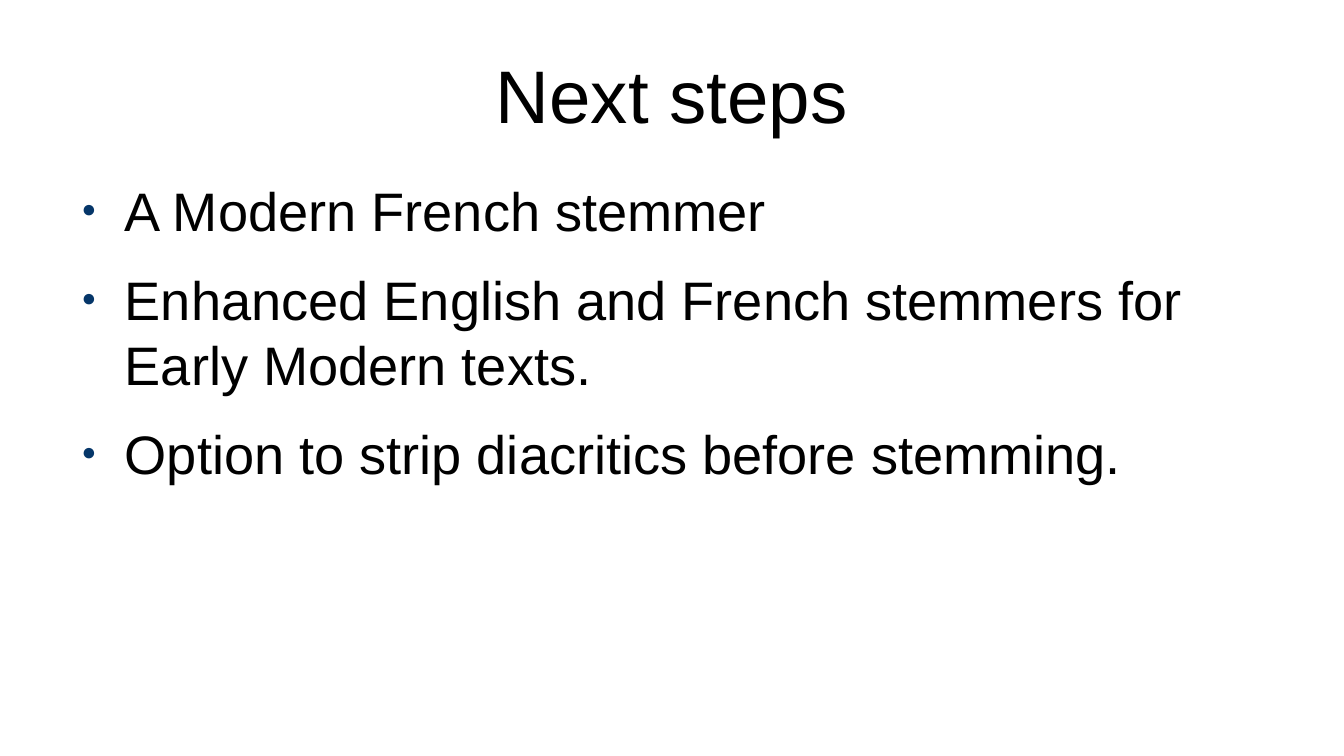
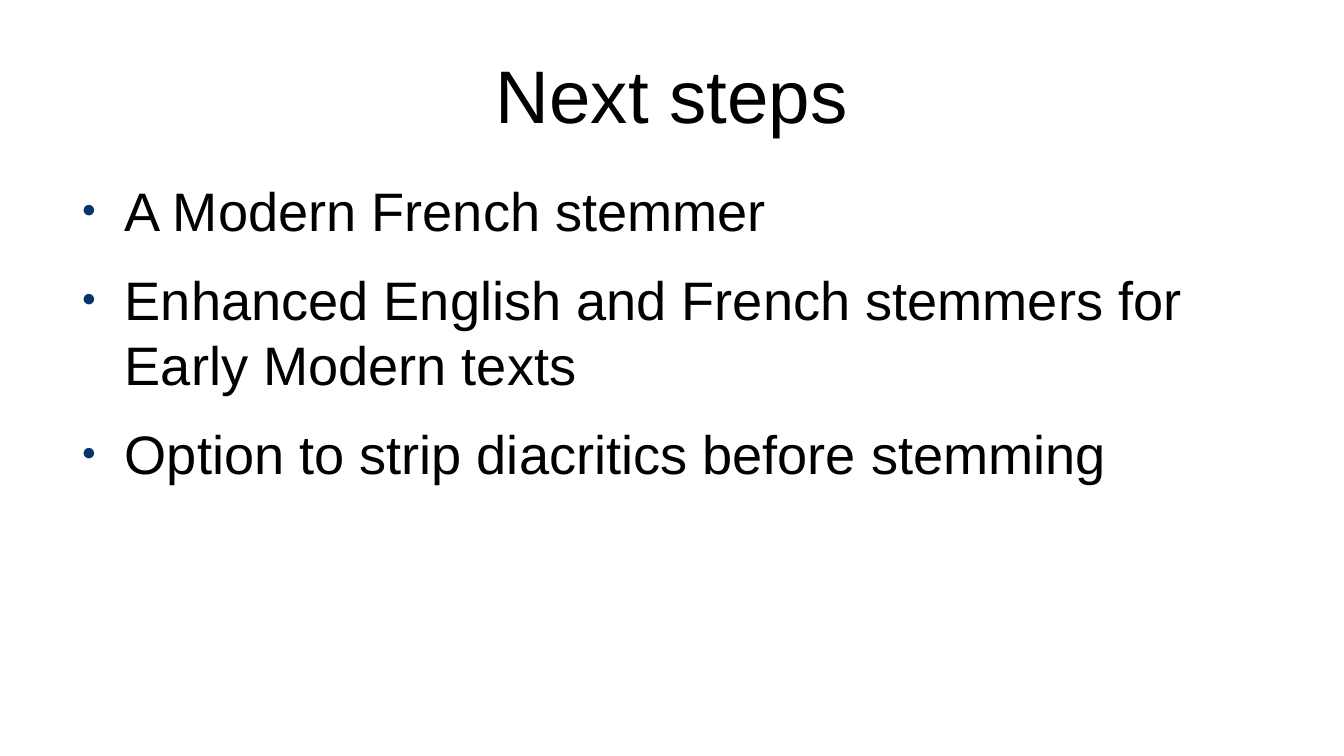
Before and after one commit to projectEndings/Endings, a slide deck: slide 46 of presentations/ubc2020/nineProjects.odp (slide 43 before the commit). Drawn at 1344x756 pixels with LibreOffice and Linux fonts; fonts in the diff are those of the drawing. Boxes give left, top, right and bottom in pixels: in the first picture for what was removed or moved away, otherwise in the second. Text is boxed around its words. In the diff, an @@ line names an element or a change of style, - is before the commit and + after.

```diff
--- a/presentations/ubc2020/nineProjects.odp
+++ b/presentations/ubc2020/nineProjects.odp
@@ text at [125,280,1181,483]: text changed @@
-● Enhanced English and French stemmers for Early Modern texts.
-● Option to strip diacritics before stemming.
+● Enhanced English and French stemmers for Early Modern texts
+● Option to strip diacritics before stemming
```
Also in this commit, not shown: 6 other slides changed, 3 slides added.
